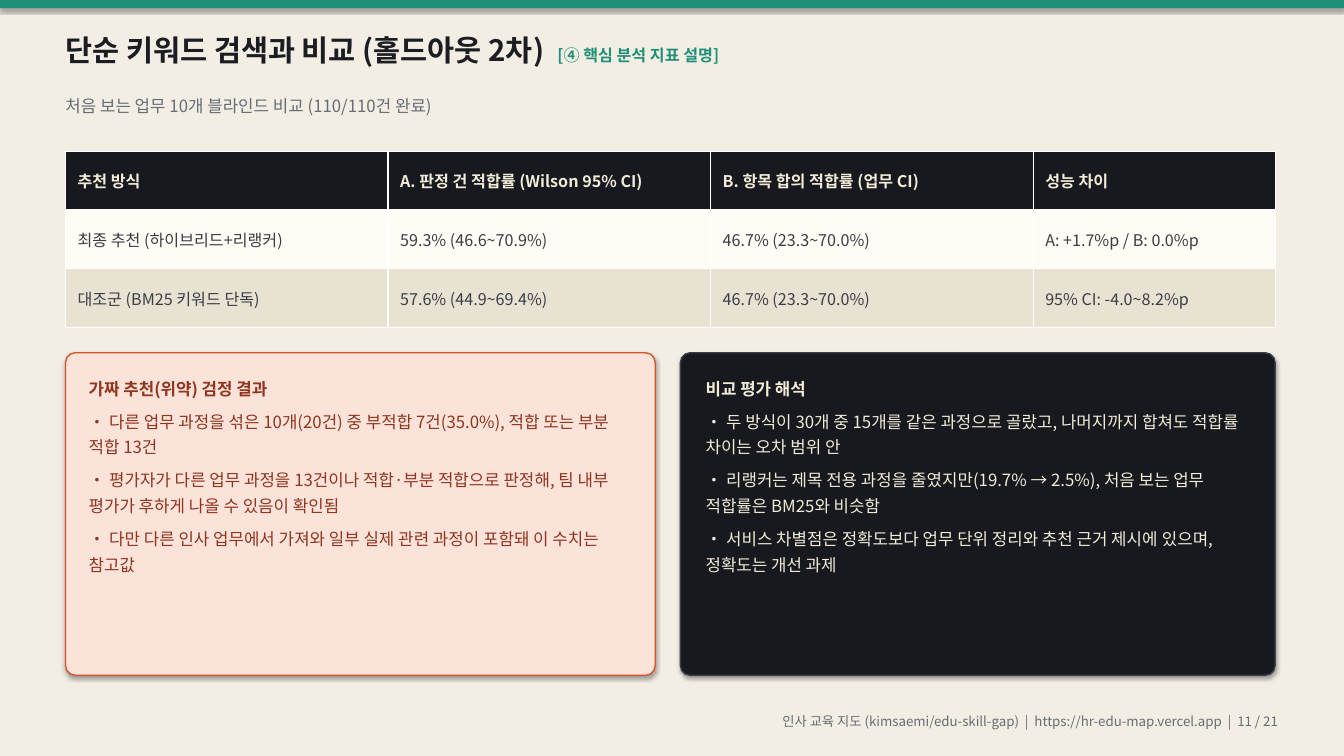
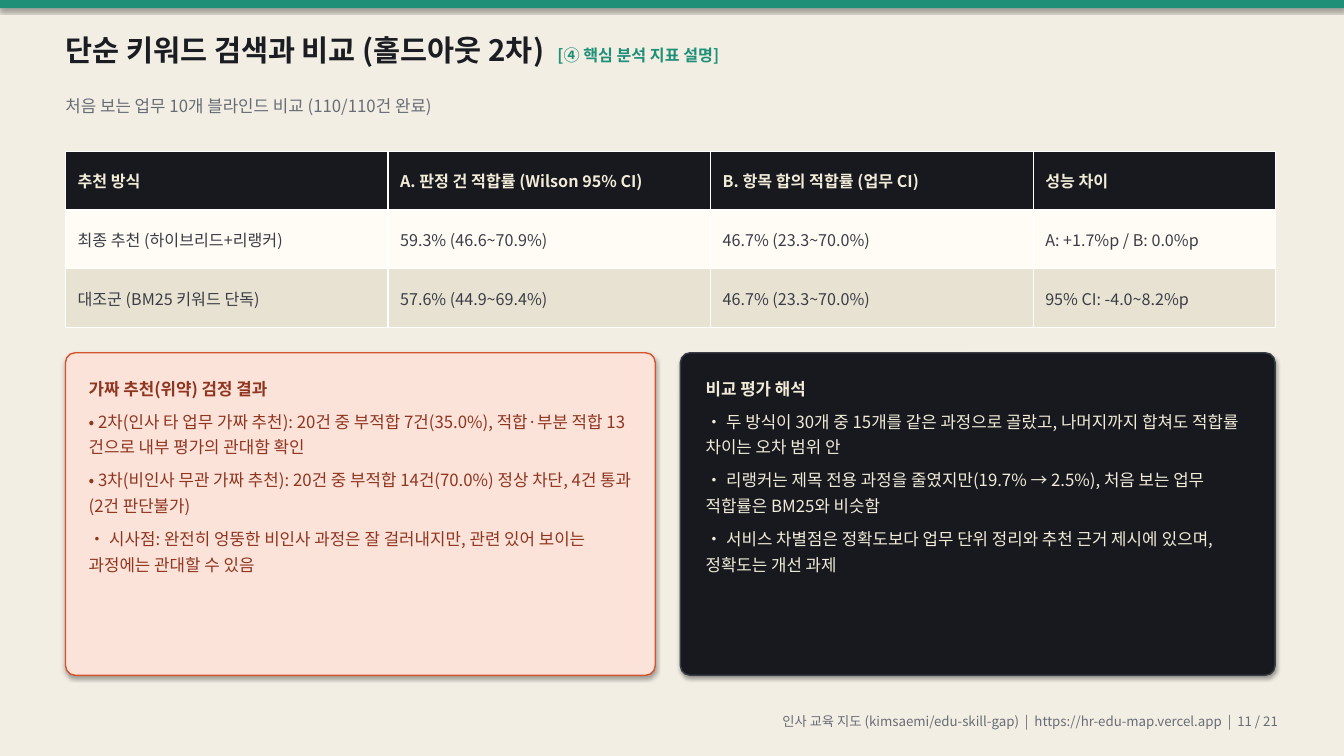
Before and after one commit to kimsaemi/edu-skill-gap, a slide deck: slide 11 of presentation/HR_교육지도_발표.pptx. Drawn at 1344x756 pixels with LibreOffice and Linux fonts; fonts in the diff are those of the drawing. Boxes give left, top, right and bottom in pixels: in the first picture for what was removed or moved away, otherwise in the second. Text is boxed around its words. In the diff, an @@ line names an element or a change of style, - is before the commit and + after.

```diff
--- a/presentation/HR_교육지도_발표.pptx
+++ b/presentation/HR_교육지도_발표.pptx
@@ text at (x1=89, y1=414, x2=631, y2=573): text changed @@
-• 다른 업무 과정을 섞은 10개(20건) 중 부적합 7건(35.0%), 적합 또는 부분 적합 13건
-• 평가자가 다른 업무 과정을 13건이나 적합·부분 적합으로 판정해, 팀 내부 평가가 후하게 나올 수 있음이 확인됨
-• 다만 다른 인사 업무에서 가져와 일부 실제 관련 과정이 포함돼 이 수치는 참고값
+• 2차(인사 타 업무 가짜 추천): 20건 중 부적합 7건(35.0%), 적합·부분 적합 13건으로 내부 평가의 관대함 확인
+• 3차(비인사 무관 가짜 추천): 20건 중 부적합 14건(70.0%) 정상 차단, 4건 통과(2건 판단불가)
+• 시사점: 완전히 엉뚱한 비인사 과정은 잘 걸러내지만, 관련 있어 보이는 과정에는 관대할 수 있음
```
Also in this commit, not shown: 5 other slides changed, 13 other files.
